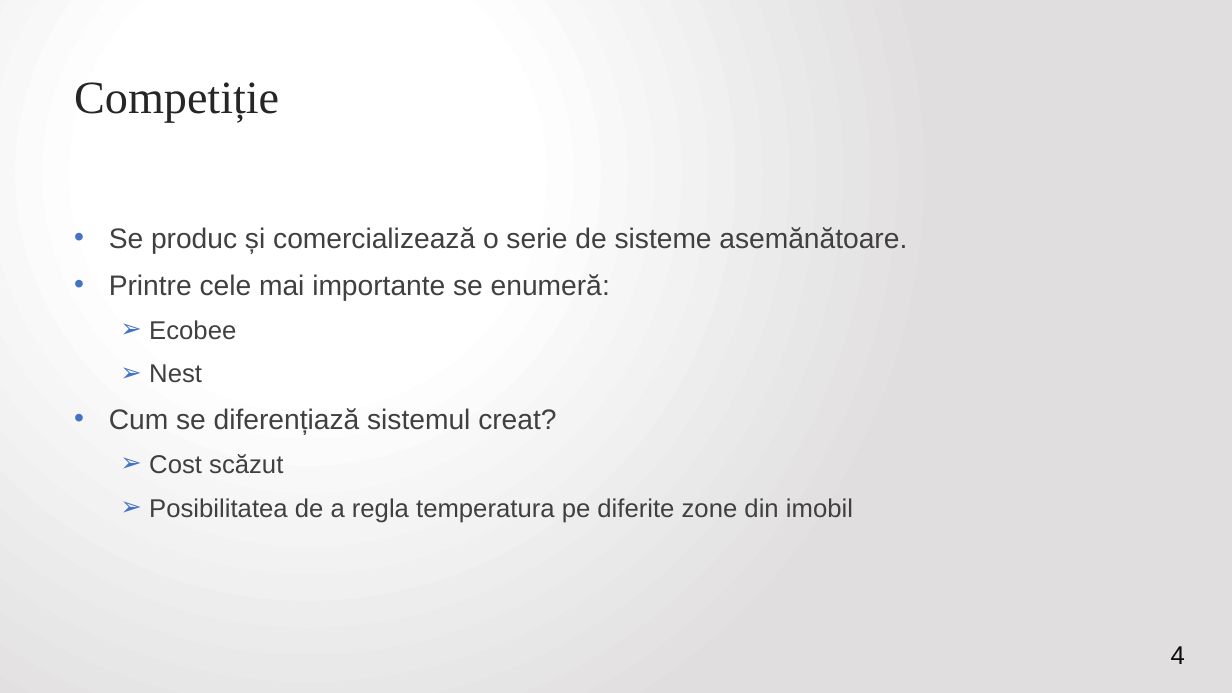
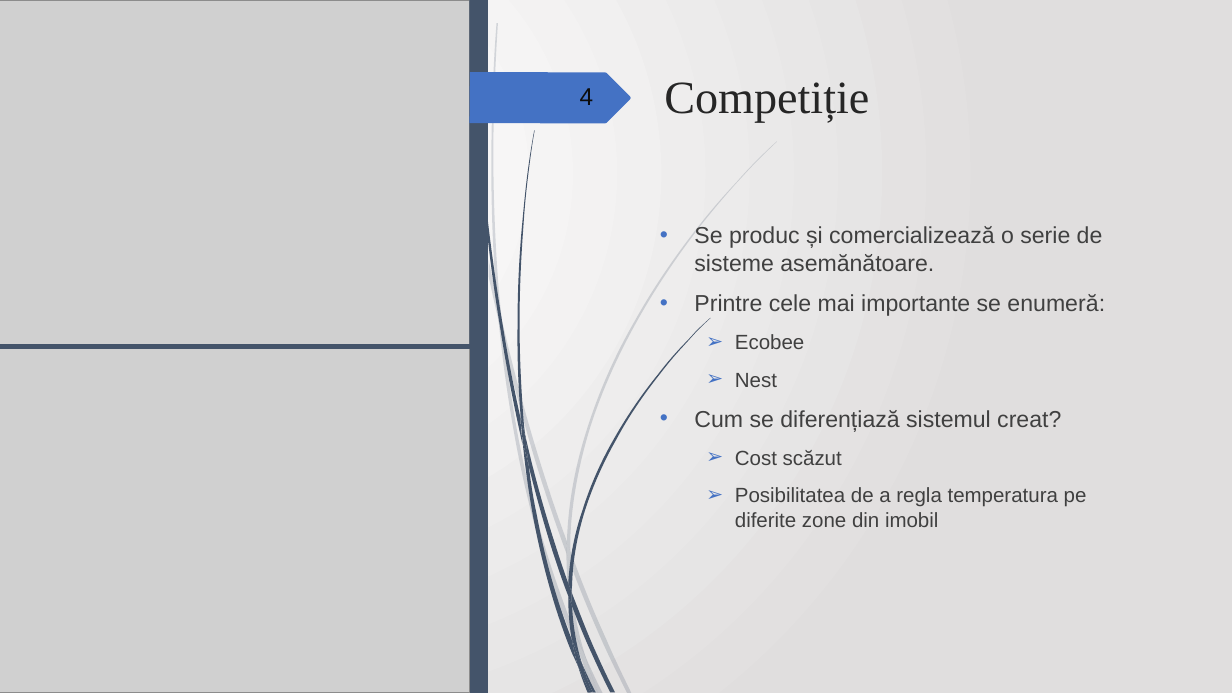
Before and after one commit to VitomirDragan/TemperatureManagement-IOT-, a slide deck: slide 4 of Prezentare/Termostat inteligent controlat printr-o aplicație web2.pptx. Drawn at 1232x693 pixels with LibreOffice and Linux fonts; fonts in the diff are those of the drawing; grey boxes stand for pictures. Boxes give left, top, right and bottom in pixels: in the first picture for what was removed or moved away, otherwise in the second. Text is boxed around its words. In the diff, an @@ line names an element or a change of style, - is before the commit and + after.

```diff
--- a/Prezentare/Termostat inteligent controlat printr-o aplicație web2.pptx
+++ b/Prezentare/Termostat inteligent controlat printr-o aplicație web2.pptx
@@ picture added at box(0, 0, 470, 347) @@
@@ rectangle added at box(470, 0, 488, 693), fill #44546A @@
@@ freeform shape added at box(470, 72, 630, 123), fill #4472C4 @@
@@ page number: place and size @@
-page number at box(1171, 646, 1185, 664)
+page number at box(580, 88, 594, 105)
@@ page number at box(580, 88, 594, 105): size 20 to 19 pt; line spacing 1 to 0.9; more space between paragraphs @@
@@ title "Competiție": place and size @@
-title "Competiție" at box(74, 82, 279, 123)
+title "Competiție" at box(664, 82, 869, 123)
@@ text "Se produc și comercializează o ...": place and size @@
-text "Se produc și comercializează o ..." at box(109, 227, 907, 523)
+text "Se produc și comercializează o ..." at box(694, 226, 1105, 527)
@@ text "Se produc și comercializează o ..." at box(694, 226, 1105, 527): size 22 to 18 pt in "Se produc și comercializează o serie de ...", "Printre cele mai importante se enumeră:", "Cum se diferențiază sistemul creat?"; size 20 to 16 pt in "Ecobee", "Nest", "Cost scăzut", "Posibilitatea de a regla temperatura pe diferite ..."; alignment justified to left @@
@@ picture added at box(0, 347, 470, 693) @@
@@ line added from (0, 347) to (471, 347), #44546A 4 pt @@
@@ group added at box(472, 0, 711, 693): 12 freeform shapes @@
@@ group added at box(489, 23, 777, 693): 12 freeform shapes @@
```
Also in this commit, not shown: 15 other files.
